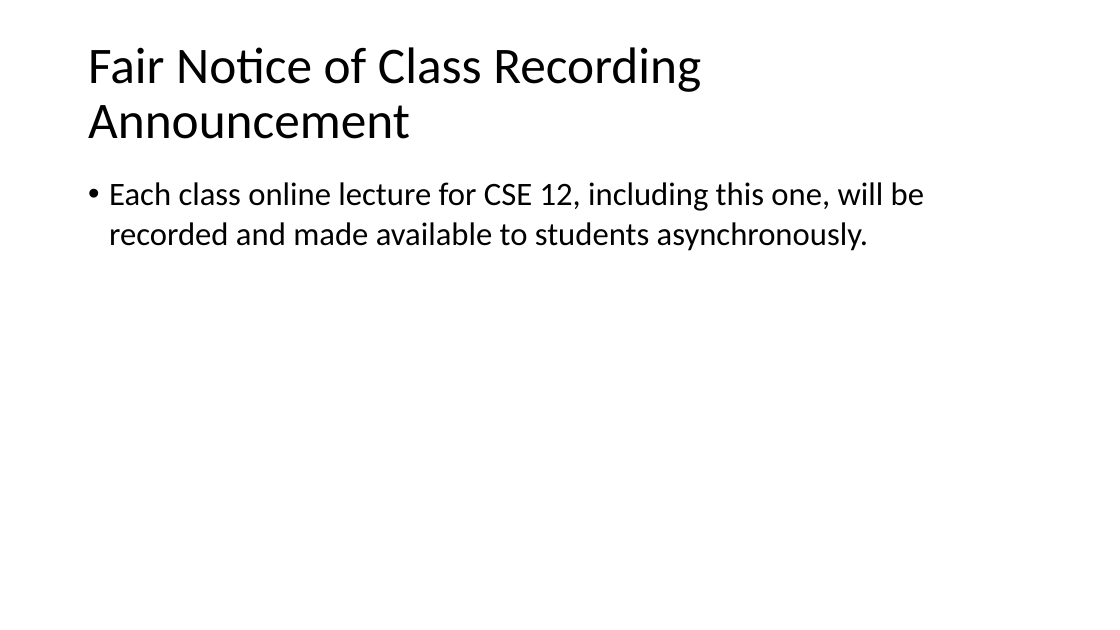
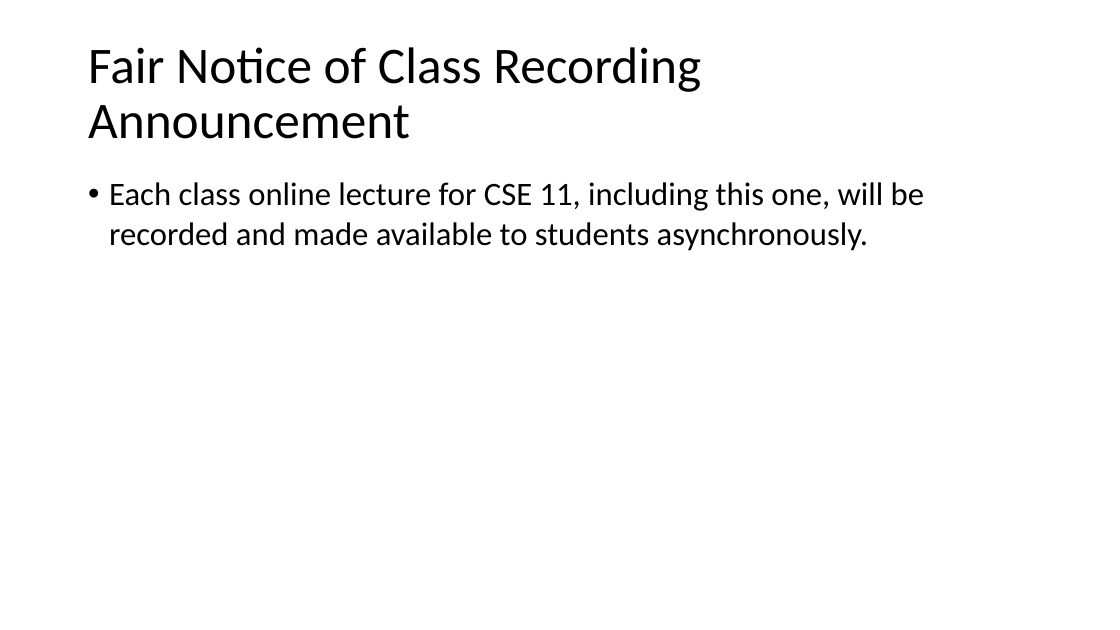
Before and after one commit to ucsd-cse11-sp21/ucsd-cse11-sp21.github.io, a slide deck: slide 2 of lectures/lecture-01/Lecture-Live B00/Lecture 01 - Lecture.pptx. Drawn at 1120x630 pixels with LibreOffice and Linux fonts; fonts in the diff are those of the drawing. Boxes give left, top, right and bottom in pixels: in the first picture for what was removed or moved away, otherwise in the second. Text is boxed around its words. In the diff, an @@ line names an element or a change of style, - is before the commit and + after.

```diff
--- a/lectures/lecture-01/Lecture-Live B00/Lecture 01 - Lecture.pptx
+++ b/lectures/lecture-01/Lecture-Live B00/Lecture 01 - Lecture.pptx
@@ text at (109, 182, 924, 251): text changed @@
-• Each class online lecture for CSE 12, including this one, will be recorded and made available to students asynchronously.
+• Each class online lecture for CSE 11, including this one, will be recorded and made available to students asynchronously.
```
Also in this commit, not shown: 9 other slides changed, 5 other files.
